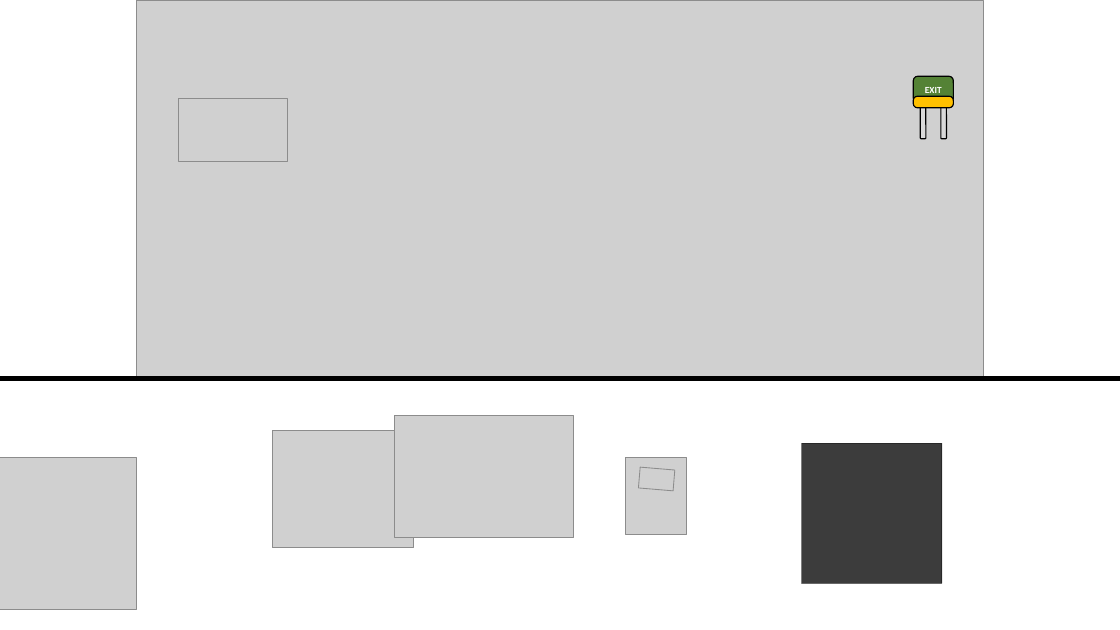
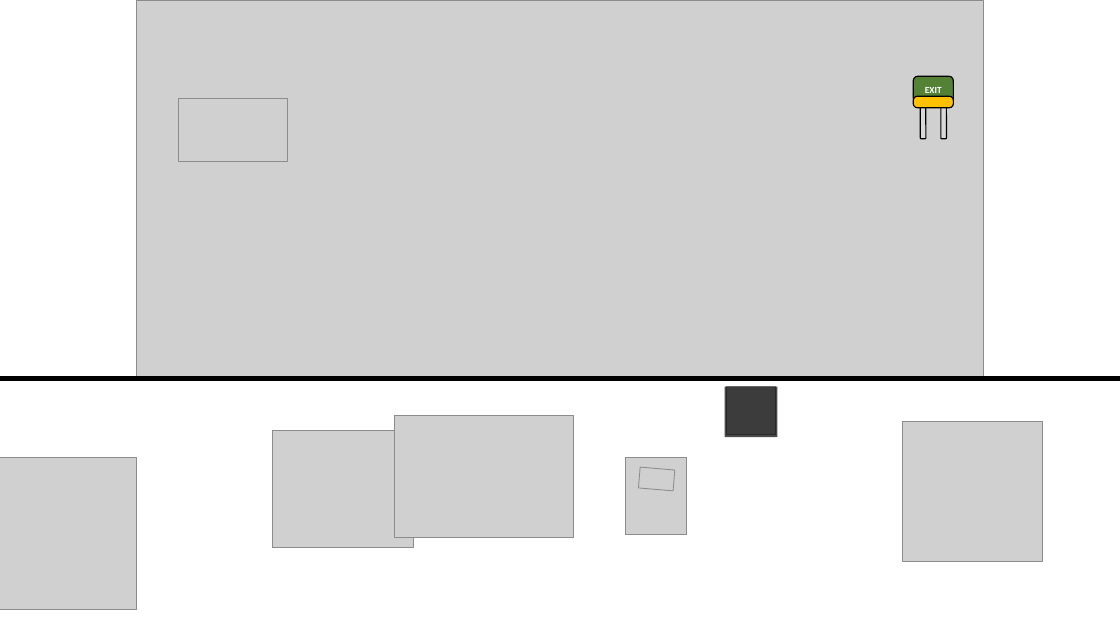
Before and after one commit to JBrenneman444/HW, a slide deck: slide 11 of current_week_homework_assignment_name/HW-w03/landscaper/mockup.pptx. Drawn at 1120x630 pixels with LibreOffice and Linux fonts; fonts in the diff are those of the drawing; grey boxes stand for pictures. Boxes give left, top, right and bottom in pixels: in the first picture for what was removed or moved away, otherwise in the second. Text is boxed around its words. In the diff, an @@ line names an element or a change of style, - is before the commit and + after.

```diff
--- a/current_week_homework_assignment_name/HW-w03/landscaper/mockup.pptx
+++ b/current_week_homework_assignment_name/HW-w03/landscaper/mockup.pptx
@@ rectangle: place and size @@
-rectangle at box(802, 444, 943, 584)
+rectangle at box(725, 386, 778, 437)
@@ picture added at box(727, 386, 776, 434) @@
@@ picture: place and size @@
-picture at box(802, 444, 943, 584)
+picture at box(903, 421, 1044, 561)
```
Also in this commit, not shown: 14 other files.
